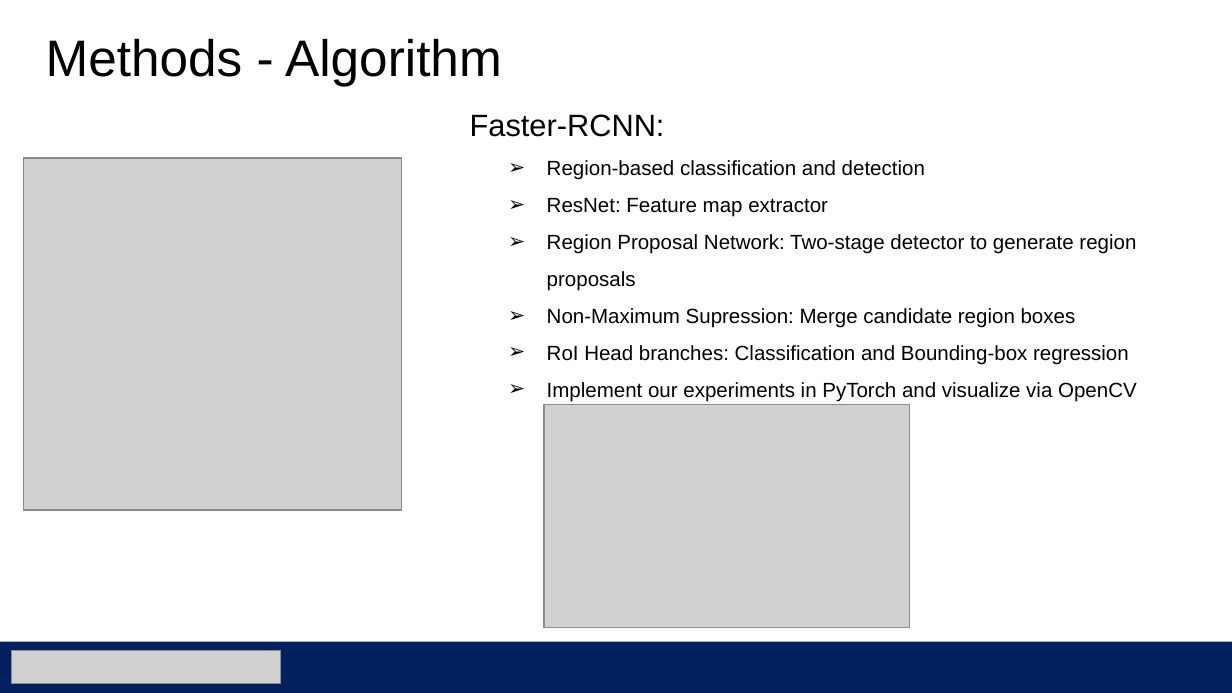
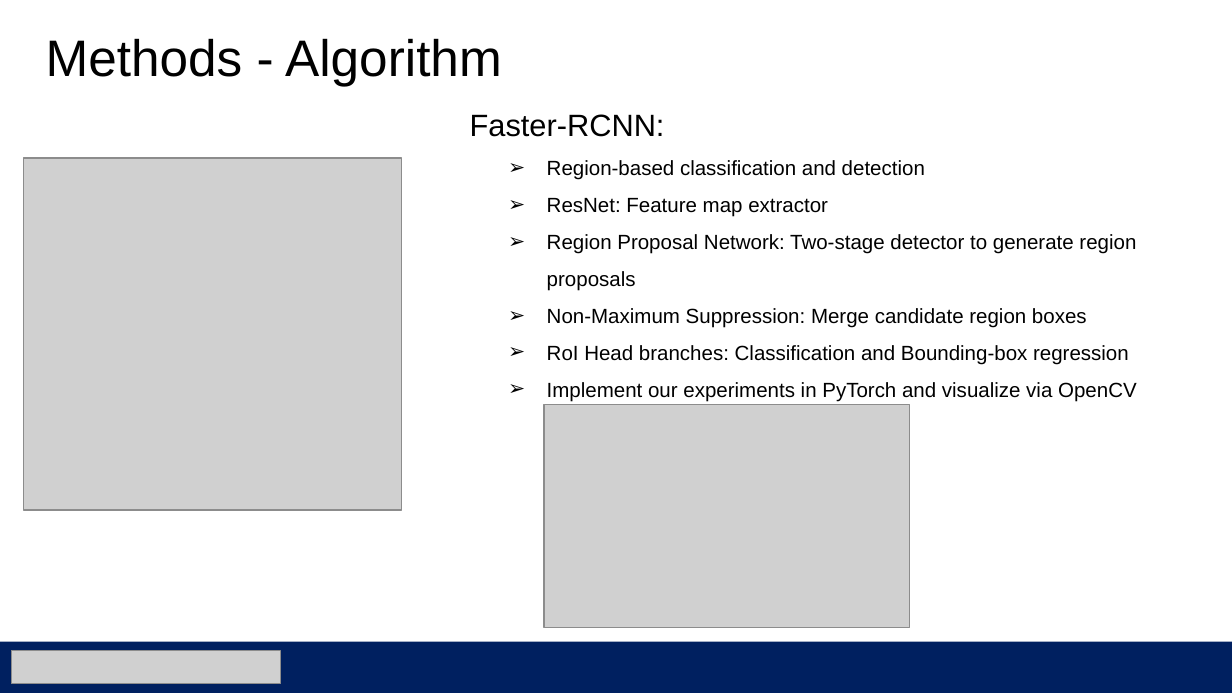
Before and after one commit to yaannnik/Automatic-Image-Labelling-System, a slide deck: slide 2 of Progress presentation#3.pptx. Drawn at 1232x693 pixels with LibreOffice and Linux fonts; fonts in the diff are those of the drawing; grey boxes stand for pictures. Boxes give left, top, right and bottom in pixels: in the first picture for what was removed or moved away, otherwise in the second. Text is boxed around its words. In the diff, an @@ line names an element or a change of style, - is before the commit and + after.

```diff
--- a/Progress presentation#3.pptx
+++ b/Progress presentation#3.pptx
@@ text at bbox=[547, 308, 1087, 328]: text changed @@
-➢ Non-Maximum Supression: Merge candidate region boxes
+➢ Non-Maximum Suppression: Merge candidate region boxes
```
Also in this commit, not shown: 4 other slides changed.
